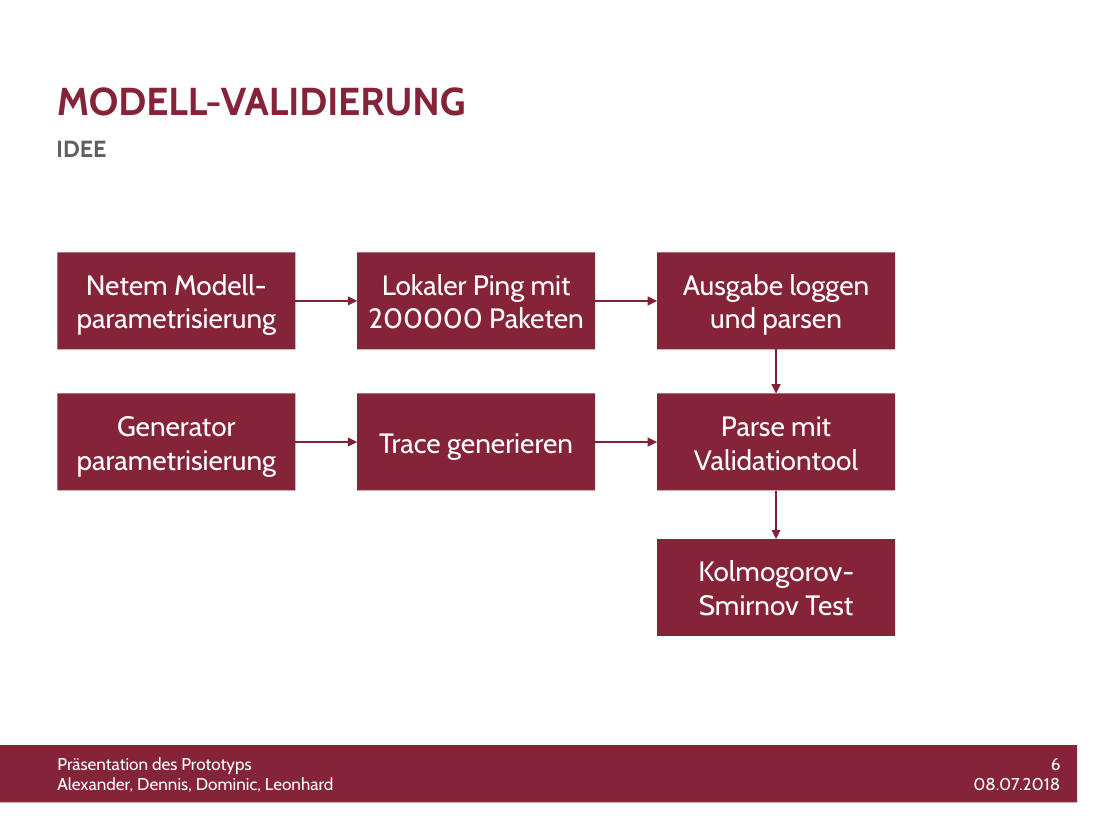
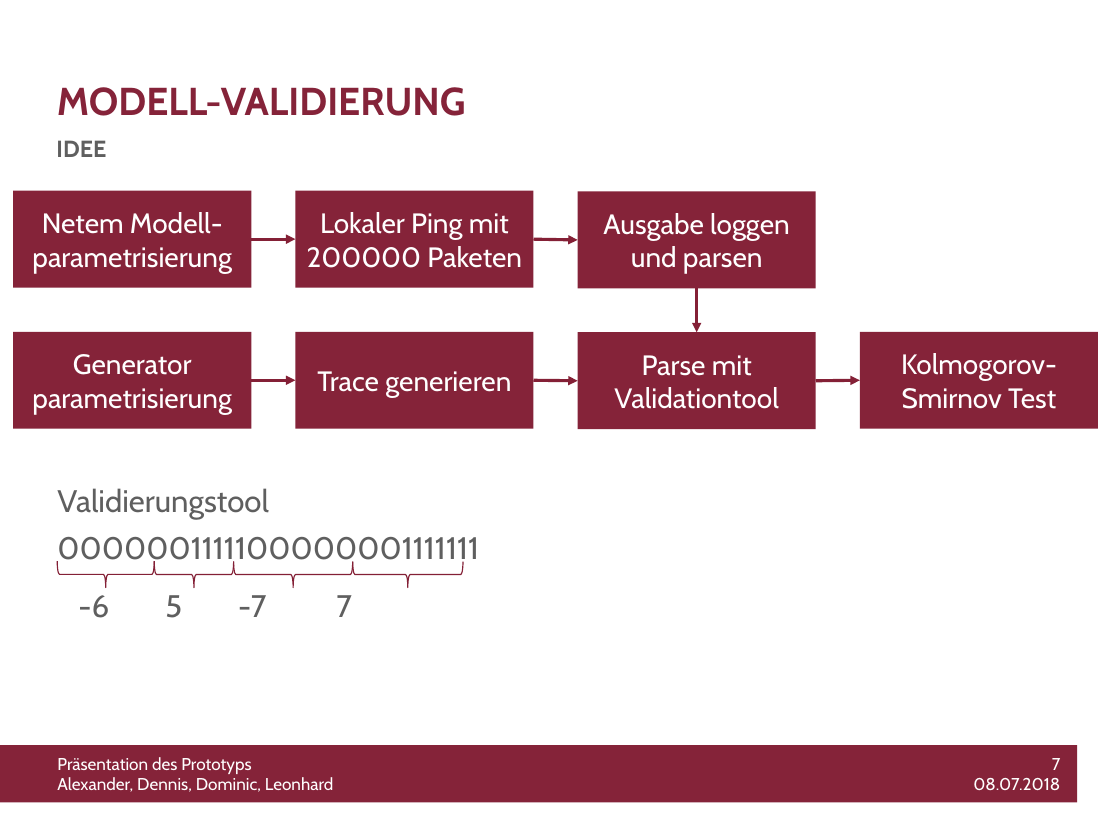
Before and after one commit to WiLEProjekt/Prototyp, a slide deck: slide 7 of Prototyp_Präsentation.pptx (slide 6 before the commit). Drawn at 1120x840 pixels with LibreOffice and Linux fonts; fonts in the diff are those of the drawing; background and template pictures are left out. Boxes give left, top, right and bottom in pixels: in the first picture for what was removed or moved away, otherwise in the second. Text is boxed around its words. In the diff, an @@ line names an element or a change of style, - is before the commit and + after.

Commit message:
updated presentation

```diff
--- a/Prototyp_Präsentation.pptx
+++ b/Prototyp_Präsentation.pptx
@@ rectangle "Netem Modell-parametrisierung": place and size @@
-rectangle "Netem Modell-parametrisierung" at [57,252,296,349]
+rectangle "Netem Modell-parametrisierung" at [13,190,252,288]
@@ rectangle "Lokaler Ping mit 200000 Paketen": place and size @@
-rectangle "Lokaler Ping mit 200000 Paketen" at [357,252,596,349]
+rectangle "Lokaler Ping mit 200000 Paketen" at [296,190,534,288]
@@ arrow moved from (296, 301) - (357, 301) to (251, 240) - (296, 240) @@
@@ arrow (251, 240) - (296, 240): stroke #842036 1.5 pt to #842036 2 pt @@
@@ arrow moved from (595, 301) - (657, 301) to (533, 240) - (578, 240) @@
@@ arrow (533, 240) - (578, 240): stroke #842036 1.5 pt to #842036 2 pt @@
@@ 2 rectangles, 1 arrow: place and size @@
-2 rectangles, 1 arrow at [657,252,896,491]
+2 rectangles, 1 arrow at [578,192,816,430]
@@ arrow (697, 289) - (697, 333): stroke #842036 1.5 pt to #842036 2 pt @@
@@ rectangle "Generator parametrisierung": place and size @@
-rectangle "Generator parametrisierung" at [57,393,296,491]
+rectangle "Generator parametrisierung" at [13,332,252,429]
@@ rectangle "Trace generieren": place and size @@
-rectangle "Trace generieren" at [357,393,596,491]
+rectangle "Trace generieren" at [296,332,534,429]
@@ rectangle "Kolmogorov-Smirnov Test": place and size @@
-rectangle "Kolmogorov-Smirnov Test" at [657,539,896,636]
+rectangle "Kolmogorov-Smirnov Test" at [860,332,1099,429]
@@ arrow moved from (296, 442) - (357, 442) to (251, 381) - (296, 381) @@
@@ arrow (251, 381) - (296, 381): stroke #842036 1.5 pt to #842036 2 pt @@
@@ arrow moved from (595, 442) - (657, 442) to (533, 381) - (578, 381) @@
@@ arrow (533, 381) - (578, 381): stroke #842036 1.5 pt to #842036 2 pt @@
@@ arrow added from (815, 381) to (860, 381), #842036 2 pt @@
@@ text added at [57,488,479,618], 20 pt, text #5F5F5F @@
+Validierungstool
+0000001111100000001111111
+-6 5 -7 7
@@ arrow removed from (776, 491) to (776, 539) @@
@@ left brace added at [58,561,155,587], outline #842036 0.75 pt @@
@@ left brace added at [155,562,234,588], outline #842036 0.75 pt @@
@@ left brace added at [234,562,352,587], outline #842036 0.75 pt @@
@@ left brace added at [353,562,463,587], outline #842036 0.75 pt @@
@@ text at [973,758,1061,790]: text changed @@
-6
-08.07.2018
+7
+08.07.2018
```
Also in this commit, not shown: 1 other slide changed, 1 slide added.
